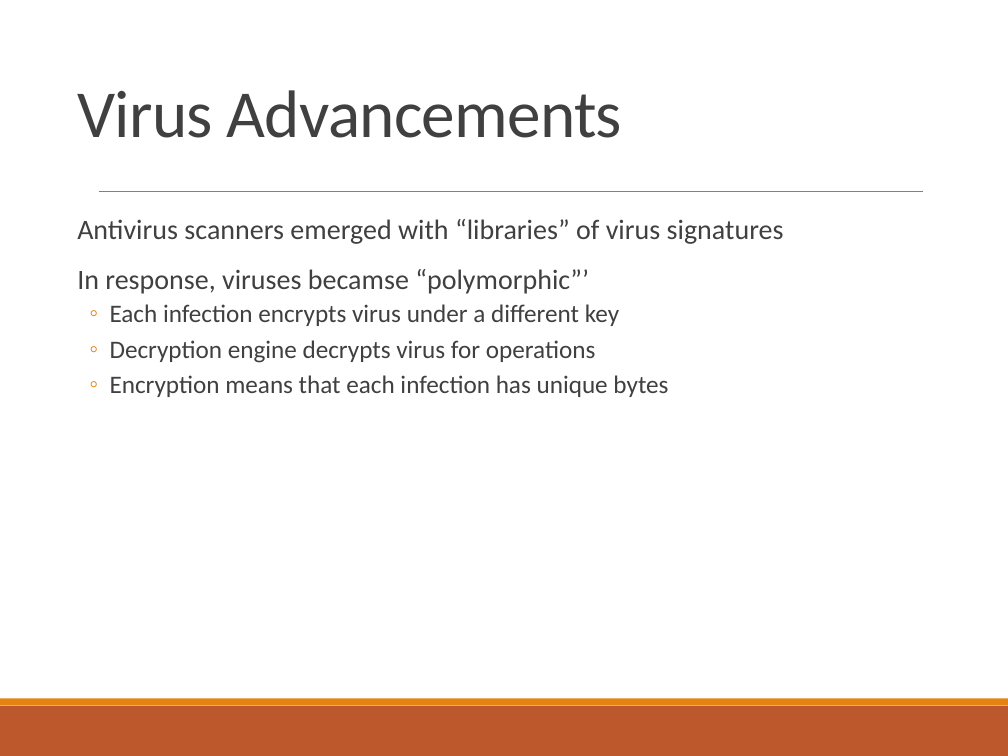
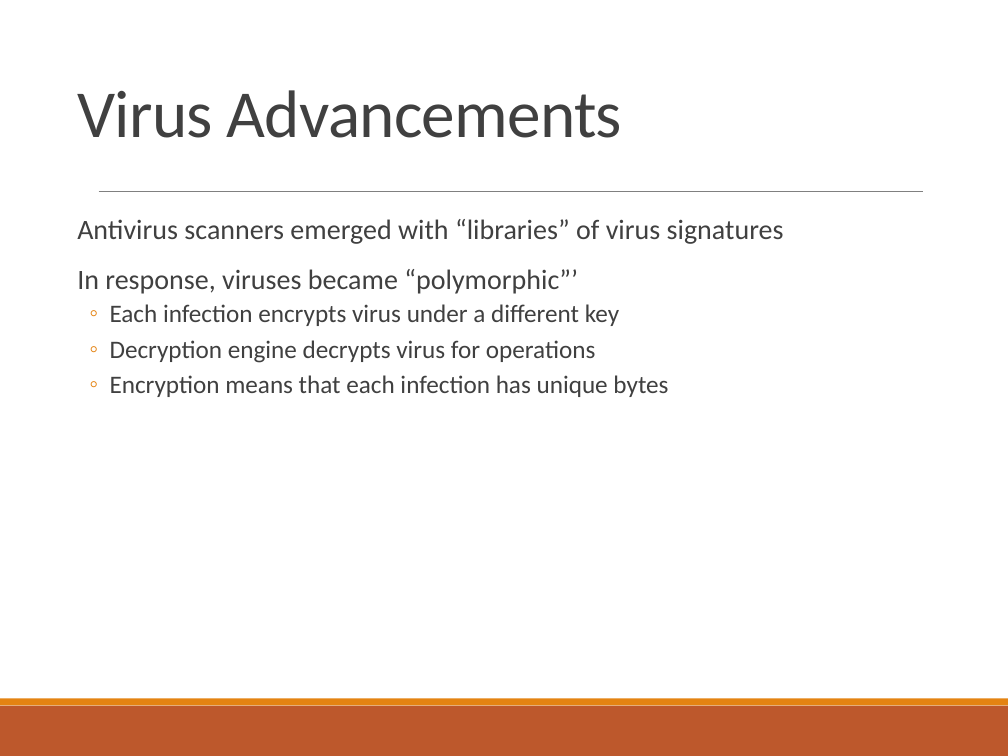
Before and after one commit to CrimsonVista/UTAustin-Courses, a slide deck: slide 29 of 2020fa_cs361s/lectures/20201026_malicious_software.pptx (slide 26 before the commit). Drawn at 1008x756 pixels with LibreOffice and Linux fonts; fonts in the diff are those of the drawing. Boxes give left, top, right and bottom in pixels: in the first picture for what was removed or moved away, otherwise in the second. Text is boxed around its words. In the diff, an @@ line names an element or a change of style, - is before the commit and + after.

```diff
--- a/2020fa_cs361s/lectures/20201026_malicious_software.pptx
+++ b/2020fa_cs361s/lectures/20201026_malicious_software.pptx
@@ text at <box>77,269,578,294</box>: text changed @@
-  In response, viruses becamse “polymorphic”’
+  In response, viruses became “polymorphic”’
```
Also in this commit, not shown: 3 other slides changed, 18 slides added, 1 slide removed, 1 other file.
